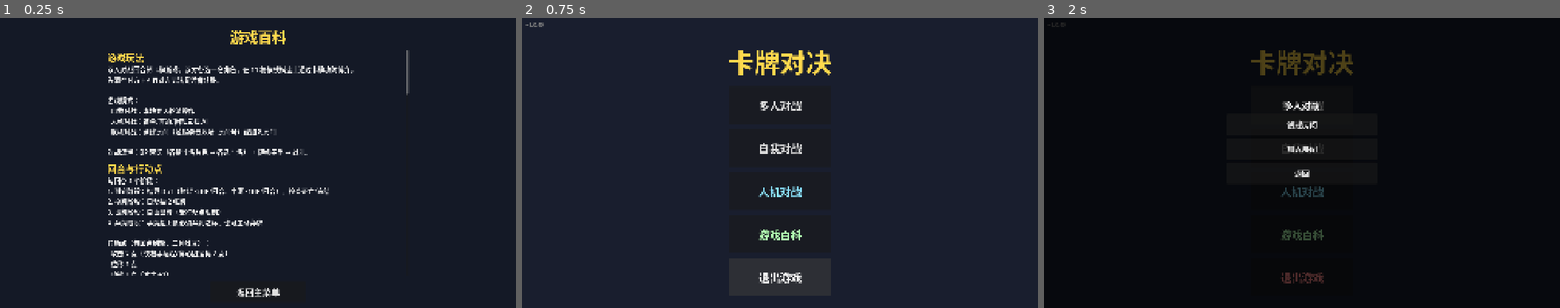
Above: before the commit, frames 1-3 (left to right).
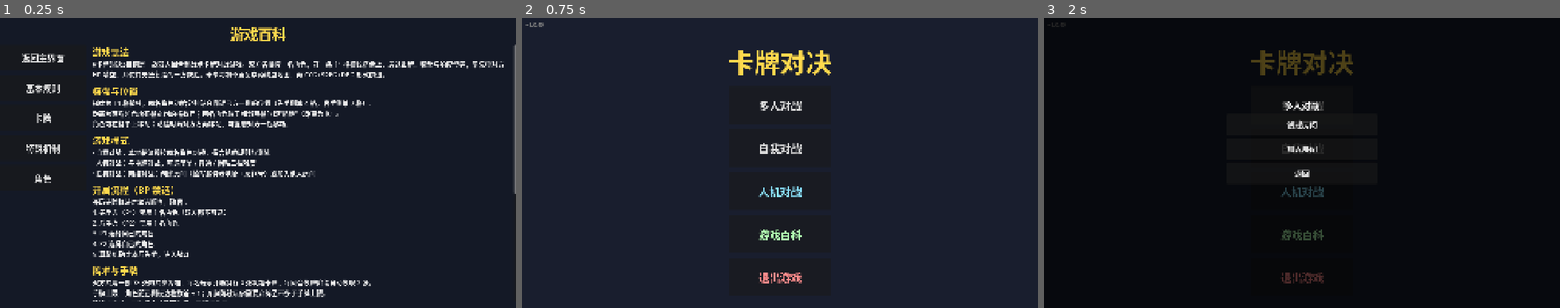
Above: after the commit, the same moments.

Repository: 41hu/card_duel
Game: Godot game, scene res://scenes/wiki_scene.tscn
Same seed, same stepped clock (60 frames per second), same inputs: the game is played once before the commit and once after it. This scene is started directly instead of the project's main scene.
Inputs:
- Up to frame 1 (0.25 s): no input
- Up to frame 2 (0.75 s): click "返回主菜单" (after the commit: "返回主界面") at 0.5 s
- Up to frame 3 (2 s): click "多人对战" at 1.25 s

The runs differ from the first frame. In frame 1, 13% of the frame differs, in the area x 4-100%, y 3-98%; in frame 2, 0.2%; in frame 3, nothing differs.

Commit message:
百科重构: 左侧5按钮分类导航+内容重写(主维护者授权)
- wiki_scene: 左侧5按钮(返回主界面/基本规则/卡牌/特殊机制/角色)+右侧滚动内容区, 按钮常驻
- wiki_ui: 分类切换(清空内容+渲染+滚动回顶); 4分类新文案
  * 基本规则7节: 玩法/棋盘/模式/BP/牌堆手牌/回合行动点/胜利复活
  * 卡牌5节: 攻击与伤害/响应/移动卡/功能卡/免费卡(含卡牌数量、武器逐行、防具耐久详解)
  * 特殊机制3节: 移动推人/状态BUFF/持续伤害
  * 角色: 12名规范格式(属性自动读取+详细技能描述)
- 纯UI改动, 经主维护者授权实现

Diff:
--- a/scenes/wiki_scene.tscn
+++ b/scenes/wiki_scene.tscn
@@ -25,37 +25,66 @@
 anchor_left = 0.5
 anchor_right = 0.5
 offset_left = -250.0
-offset_top = 30.0
+offset_top = 20.0
 offset_right = 250.0
-offset_bottom = 100.0
+offset_bottom = 90.0
 grow_horizontal = 2
 theme_override_colors/font_color = Color(1, 0.85, 0.3, 1)
 theme_override_font_sizes/font_size = 52
 horizontal_alignment = 1
 text = "游戏百科"
 
-[node name="Scroll" type="ScrollContainer" parent="."]
+[node name="MainHBox" type="HBoxContainer" parent="."]
 layout_mode = 1
-anchor_left = 0.5
-anchor_right = 0.5
-offset_left = -560.0
-offset_top = 120.0
-offset_right = 560.0
-offset_bottom = 960.0
+anchors_preset = 15
+anchor_right = 1.0
+anchor_bottom = 1.0
+offset_top = 100.0
+offset_bottom = -20.0
 grow_horizontal = 2
+grow_vertical = 2
+theme_override_constants/separation = 24
 
-[node name="Content" type="VBoxContainer" parent="Scroll"]
+[node name="Sidebar" type="VBoxContainer" parent="MainHBox"]
+layout_mode = 2
+custom_minimum_size = Vector2(320, 0)
+theme_override_constants/separation = 16
+
+[node name="BackBtn" type="Button" parent="MainHBox/Sidebar"]
+layout_mode = 2
+custom_minimum_size = Vector2(0, 96)
+theme_override_font_sizes/font_size = 32
+text = "返回主界面"
+
+[node name="RulesBtn" type="Button" parent="MainHBox/Sidebar"]
+layout_mode = 2
+custom_minimum_size = Vector2(0, 96)
+theme_override_font_sizes/font_size = 32
+text = "基本规则"
+
+[node name="CardsBtn" type="Button" parent="MainHBox/Sidebar"]
+layout_mode = 2
+custom_minimum_size = Vector2(0, 96)
+theme_override_font_sizes/font_size = 32
+text = "卡牌"
+
+[node name="MechsBtn" type="Button" parent="MainHBox/Sidebar"]
+layout_mode = 2
+custom_minimum_size = Vector2(0, 96)
+theme_override_font_sizes/font_size = 32
+text = "特殊机制"
+
+[node name="CharsBtn" type="Button" parent="MainHBox/Sidebar"]
+layout_mode = 2
+custom_minimum_size = Vector2(0, 96)
+theme_override_font_sizes/font_size = 32
+text = "角色"
+
+[node name="Scroll" type="ScrollContainer" parent="MainHBox"]
 layout_mode = 2
 size_flags_horizontal = 3
+size_flags_vertical = 3
 
-[node name="BackBtn" type="Button" parent="."]
-layout_mode = 1
-anchor_left = 0.5
-anchor_right = 0.5
-offset_left = -180.0
-offset_top = 980.0
-offset_right = 180.0
-offset_bottom = 1060.0
-grow_horizontal = 2
-theme_override_font_sizes/font_size = 32
-text = "返回主菜单"
+[node name="Content" type="VBoxContainer" parent="MainHBox/Scroll"]
+layout_mode = 2
+size_flags_horizontal = 3
--- a/scripts/ui/wiki_ui.gd
+++ b/scripts/ui/wiki_ui.gd
@@ -1,34 +1,47 @@
-# wiki_ui.gd — 游戏百科界面（玩法/规则/伤害计算/角色面板）
+# wiki_ui.gd — 游戏百科界面（左侧分类导航 + 右侧内容区）
+# 分类：基本规则 / 卡牌 / 特殊机制 / 角色；按钮常驻不消失，切换时清空内容并滚动回顶部
 extends Control
 
 const Style = preload("res://scripts/theme/style_const.gd")
 
-@onready var content = $Scroll/Content
+@onready var content = $MainHBox/Scroll/Content
+
+# 角色详细技能描述（属性由角色数据自动渲染；此处补充详细说明，缺失时回退 skill_desc）
+const CHAR_DETAIL: Dictionary = {
+	"swordsman": "近战或重击攻击命中目标后，可选择：抽 1 张牌，或回复 2 点 HP。每回合限一次。",
+	"archer": "每回合打出的第一张普通远程攻击卡不消耗攻击行动点（仅限\"远程\"卡，穿心不享受）。",
+	"mage": "主动技能\"法术强化\"：弃 1 张手牌，获得 2 点魔法强化——可无限叠加；打出魔法或吟唱攻击时，消耗全部强化层数，为本次攻击附加等量伤害。每回合限一次。",
+	"paladin": "每回合第一次受到的伤害减少 2 点（最低为 0）。",
+	"assassin": "主动技能\"暗影步\"：每回合可免费向任意方向移动 1 格，不消耗位移行动点。",
+	"priest": "①使用回复卡时，回复量额外 +2；②受到某类持续伤害（灼烧/中毒）后，清除自身该类持续伤害。",
+	"berserker": "受到直接攻击后获得\"狂化\"状态：近战攻击伤害 +1，持续 3 回合，可叠加。",
+	"warlock": "①功能行动点 +1（每回合 2 点）；②若本回合未打出任何功能卡，回合结束额外抽 1 张牌；③自身受到的所有回血效果 −1（回复 +1 时实际回复 0）。",
+	"gunslinger": "被动\"远程双发\"：远程/穿心攻击固定消耗 2 攻击行动点，并造成两段伤害——每段 =（对应面板 − 距离）÷ 2 向下取整（最低 0）；穿心每段 =（远程面板 + 3 − 距离）÷ 2。两段各自独立结算：敌人需打出两张响应卡才能完全抵挡；圣骑士的首伤减免只对第一段生效，武器命中特效每段触发。",
+	"hunter": "主动技能\"埋伏\"（手牌有远程攻击牌时可用）：消耗 1 攻击行动点，选择一张手牌中的远程攻击牌（远程/穿心），将其转化为捕兽夹放置到棋盘空格（该牌进入弃牌堆，不触发攻击）。捕兽夹可重叠放置，第一个到达该格的单位每个夹子受到 3 点伤害，触发后销毁。",
+	"tracker": "被动\"校准\"：远程或法术攻击命中（造成伤害）后，获得 1 层校准状态——每层使远程攻击伤害 +1，永久持续、可无限叠加。若远程或法术攻击未能造成伤害（被闪避、格挡/牵制减至 0、护甲免疫、无法打出等），全部校准清空。",
+	"wardsmith": "①主动\"护甲注魔\"（整局限一次）：直接选择装备一件近战/远程/法术护甲，不消耗卡牌；②主动\"修复\"（装备的护甲破损时可用）：消耗 2 攻击行动点，并丢弃一张与护甲类型匹配的强化攻击卡（重击→近战防具、穿心→远程防具、吟唱→法术防具），修复 1 点护甲耐久；③被动：装备的护甲耐久上限 +1（为 4 耐久）。",
+}
 
 func _ready():
-	$BackBtn.pressed.connect(func():
-		get_tree().change_scene_to_file("res://scenes/main_menu.tscn")
-	)
-	_fill()
+	$MainHBox/Sidebar/BackBtn.pressed.connect(func():
+		get_tree().change_scene_to_file("res://scenes/main_menu.tscn"))
+	$MainHBox/Sidebar/RulesBtn.pressed.connect(func(): _show_category("rules"))
+	$MainHBox/Sidebar/CardsBtn.pressed.connect(func(): _show_category("cards"))
+	$MainHBox/Sidebar/MechsBtn.pressed.connect(func(): _show_category("mechs"))
+	$MainHBox/Sidebar/CharsBtn.pressed.connect(func(): _show_category("chars"))
+	_show_category("rules")  # 默认显示基本规则
 
-# 填充百科内容：玩法/规则/伤害计算/特殊机制（静态文本）+ 角色面板（动态读取数据）
-func _fill():
-	_add_section("游戏玩法",
-		"双人对战回合制卡牌游戏。双方各选一名角色，在 11 格横线棋盘上通过卡牌攻防博弈。\n先清空对方 HP 且对方无法复活者获胜。\n\n游戏模式：\n· 自我对战：本地双人轮流操作\n· 人机对战：简单/普通/困难三档 AI\n· 联机对战：创建房间（填服务器地址+房间号）或加入房间\n\n对战流程：BP 禁选（各禁 1 名角色 → 各选 1 名）→ 随机先手 → 战斗。")
-	_add_section("回合与行动点",
-		"每回合 4 个阶段：\n1. 判定阶段：结算 DoT（灼烧 -2HP/回合、中毒 -1HP/回合），检查死亡/冻结\n2. 摸牌阶段：自动抽 2 张牌\n3. 出牌阶段：自由出牌（受行动点限制）\n4. 弃牌阶段：手牌超上限必须弃到达标，也可主动弃牌\n\n行动点（每回合刷新，三种独立）：\n· 攻击 2 点（快枪手远程/穿心固定耗 2 点）\n· 位移 1 点\n· 功能 1 点（术士 +1）\n\n手牌上限 = 到己方板边距离 + 1；起手 4 张，每回合抽 2 张。")
-	_add_section("伤害计算",
-		"距离 = |位置差| - 1（相邻格 = 贴脸 = 0）。\n\n攻击类型伤害：\n· 近战：近战面板（必须贴脸，耗 1 攻击点）\n· 远程：远程面板 - 距离（耗 1 攻击点）\n· 魔法：魔法面板，无视距离（耗 1 攻击点）\n· 重击：近战 +3，必须贴脸（耗 2 攻击点）\n· 穿心：远程结算 +3（耗 2 攻击点；面板-距离≤0 时无法打出）\n· 吟唱：魔法 +3，无视距离（耗 2 攻击点）\n· 快枪手双发：远程/穿心固定耗 2 攻击点，造成两段伤害——\n  每段 = (面板 - 距离) / 2 向下取整（最小 0），两段各需一次响应\n\n伤害修正顺序：基础伤害 → 武器加成（类型须匹配）→ Buff 加成 → 防具减伤 → 响应效果。\n防具：3 耐久，首击完全免疫，之后减半（向下取整）。伤害最低 0。")
-	_add_section("响应系统",
-		"对方攻击时，你可打出一张卡响应（一次攻击限一次）：\n· 格挡：近战卡响应近战/重击 → 伤害减半\n· 牵制：远程卡响应远程/穿心/魔法/吟唱 → 扣除（你的远程面板-距离），连弩额外 -2\n· 闪避：魔法卡响应任意攻击 → 完全抵消\n· 不响应 / 无牌可应：承受全额伤害\n\n注意：快枪手双发攻击两段各需一次响应（各打一张卡）。\n响应超时（20 秒）自动视为不响应。")
-	_add_section("防具与武器",
-		"防具：3 类（近战/远程/法术）各 3 耐久。\n首击完全免疫 → 之后减半 → 碎裂。装备防具卡直接装上，旧防具消失。\n\n武器：3 类各 4 把，全局不重复。打出武器卡随机幻化一把未生成的武器，确认后装备或丢弃：\n· 近战：斩铁(近战+2)、霜咬(命中后对方下回合无法移动)、嗜血(近战≥3伤害回2HP)、突刺(近战+1，移动牌贴脸额外+3)\n· 远程：长弓(远程+1且距离衰减-1)、连弩(牵制额外-2)、鹰眼(命中后查看对方手牌)、毒牙(命中附加2层中毒可叠加)\n· 法术：贤者之书(魔法+2)、灼烧(命中后每回合-2持续2回合)、时滞(命中后对方下回合攻击行动点-1)、共鸣(法术命中后减少对方护甲耐久2点)\n\n武器类型必须与攻击类型匹配才生效（近战武器配近战攻击等）。")
-	_add_section("道具卡（通用道具）",
-		"道具卡是一张通用卡：打出后选择棋盘空格放置一个道具，角色决定道具类型——\n大部分角色放「陷阱」，部分角色（如未来的猎人）放专属道具（捕兽夹等）。\n\n陷阱：踩上 -3HP 后销毁；同格仅放 1 个；自踩也生效。\n\n道具通用规则：\n· 只能放在没有单位的空格\n· 不同道具有各自的堆叠规则（如陷阱同格仅 1 个，其他类型由注册表配置）\n· 摧毁卡可点击棋盘指定格子拆除（默认一次拆 1 个；部分道具类型可声明一次清整格同类）\n· 踩上触发后道具消耗；道具伤害属于无来源伤害")
-	_add_section("特殊机制",
-		"· 复活：HP≤0 时弃光手牌 → 抽 4 张 → 自动使用回复卡；HP>0 复活否则永久淘汰（无限次）\n· 冻结：冻结卡命中后对方跳过下个出牌阶段（同一玩家不可连续被冻结）\n· 摧毁：盲丢对方 1 手牌 / 摧毁对方武器或防具 / 点击棋盘指定格子拆道具\n· 夺取：盲抽对方 1 张手牌\n· 移动推人：贴脸时向对方方向移动可推着对方一起走\n· 天赐：免费抽 2 张（每回合限 1 张）\n· 数值强化：近战/远程/魔法面板永久 +1（弃牌堆重洗后可循环叠加）
-· 校准（寻踪者）：远程/法术命中叠 1 层，每层远程伤害+1，永久持续可无限叠；远程/法术攻击未造成伤害（闪避/格挡牵制减到0/护甲免疫/无法打出）则全部清空\n· 吸引/威慑：强制对方位移 1 格（被吸引贴脸时你会后退腾位）\n· BP 禁选流程：先手禁 1 → 后手禁 1 → 先手选 → 后手选 → 随机先手开战")
-	_add_characters()
+# 切换分类：清空内容 → 渲染该分类全部章节 → 滚动回顶部
+func _show_category(cat: String):
+	for c in content.get_children():
+		content.remove_child(c)
+		c.queue_free()
+	match cat:
+		"rules": _fill_rules()
+		"cards": _fill_cards()
+		"mechs": _fill_mechs()
+		"chars": _fill_chars()
+	$MainHBox/Scroll.scroll_vertical = 0
 
 # 添加一节内容（标题 + 正文）
 func _add_section(title_text: String, body: String):
@@ -45,10 +58,54 @@
 	content.add_child(b)
 	content.add_child(_sep())
 
-# 角色面板：动态读取 CHARACTER_DB，保证与游戏数据一致
-func _add_characters():
+func _sep() -> HSeparator:
+	var s = HSeparator.new()
+	s.add_theme_constant_override("separation", 8)
+	return s
+
+# ==================== 基本规则 ====================
+func _fill_rules():
+	_add_section("游戏玩法",
+		"《卡牌对决》目前是一款双人回合制战术卡牌对战游戏。双方各操控一名角色，在一条 11 格横线棋盘上，通过出牌、移动与响应博弈，率先将对方 HP 清空、并使其无法复活的一方获胜。未来将制作更复杂的棋盘地图，向 CCG+SRPG+DBG 形式前进。")
+	_add_section("棋盘与位置",
+		"棋盘为 11 格横线，两名角色初始分别站在靠近己方一侧的位置（先手侧第 4 格，后手侧第 7 格）。\n距离为两名角色所在格之间的格数差；两名角色位于相邻两格时即\"贴脸\"（距离为 0）。\n角色可在格子上移动；贴脸时向对方方向移动，可推着对方一起移动。")
+	_add_section("游戏模式",
+		"· 自我对战：本地轮流操控两名角色对战，适合熟悉规则与测试\n· 人机对战：与电脑对战，可选简单 / 普通 / 困难三档难度\n· 联机对战：网络对战：创建房间（填写服务器地址 + 房间号）或加入他人房间")
+	_add_section("开局流程（BP 禁选）",
+		"开局先随机决定禁选顺序，随后：\n1. 先手方（P1）禁用 1 名角色（双方都不可选）\n2. 后手方（P2）禁用 1 名角色\n3. P1 选择自己的角色\n4. P2 选择自己的角色\n5. 再随机确定本局先手，进入战斗")
+	_add_section("牌堆与手牌",
+		"双方共用一副 78 张的共享牌堆；每名玩家开局拥有 4 张初始卡牌，每回合摸牌阶段自动摸取 2 张。\n手牌上限 = 角色距己侧板边格数差 + 1；弃牌阶段玩家需要弃牌至不多于手牌上限。\n牌堆抽空时，弃牌堆自动洗回牌堆，可循环使用。")
+	_add_section("回合与行动点",
+		"每回合 4 个阶段：\n1. 判定阶段：结算持续伤害效果（灼烧、中毒等），并检查死亡与冻结状态\n2. 摸牌阶段：自动摸取 2 张牌\n3. 出牌阶段：自由打出卡牌（受行动点限制）——攻击、移动、功能卡等\n4. 弃牌阶段：手牌超上限时强制弃牌，也可主动弃牌\n\n行动点（每回合刷新，三种独立）：\n· 攻击 2 点：打出攻击类卡牌（部分强化攻击消耗 2 点）\n· 位移 1 点：移动\n· 功能 1 点：打出功能类卡牌（部分角色有额外加成）")
+	_add_section("胜利条件与复活",
+		"胜利：将敌人 HP 攻击至 0 或以下，且敌人无法通过复活回复 HP 值为正数。\n复活判定：HP 归零时，自动丢弃所有手牌 → 从牌堆摸取 4 张 → 自动使用其中所有回复卡：\n· HP 值能回复至正数 → 复活成功，继续战斗（可多次复活）\n· 否则 → 永久淘汰，本局失败")
+
+# ==================== 卡牌 ====================
+func _fill_cards():
+	_add_section("攻击卡与伤害计算",
+		"攻击卡分为三大基础类型与三种强化类型：\n\n基础攻击（各 8 张，共 24 张；消耗 1 攻击点）：\n· 近战（×8）：必须与对手贴脸才能使用，造成\"近战面板\"点伤害\n· 远程（×8）：距离越近伤害越高，造成\"远程面板 − 距离\"点伤害（最低 0）\n· 魔法（×8）：无视距离，直接造成\"魔法面板\"点伤害\n\n强化攻击（各 3 张，共 9 张；消耗 2 攻击点）：\n· 重击（×3）：贴脸近战，伤害 = 近战面板 + 3\n· 穿心（×3）：远程攻击，伤害 = 远程面板 − 距离 + 3；若\"面板 − 距离 ≤ 0\"则无法打出\n· 吟唱（×3）：无视距离的魔法攻击，伤害 = 魔法面板 + 3\n\n快枪手双发：快枪手的远程/穿心固定消耗 2 攻击点，且造成两段伤害——每段 = (面板 − 距离) / 2 向下取整（最低 0），两段各需一次响应。\n\n伤害修正顺序：基础伤害 → 武器加成（武器类型须与攻击类型匹配）→ Buff 加成 → 防具减伤 → 响应效果。\n防具：3 耐久，首次命中完全免疫，之后减半（向下取整）；伤害最低 0。（铸甲师被动可使防具耐久上限 +1，为 4 耐久。）")
+	_add_section("响应系统",
+		"当对方发动攻击时，你可以从手牌打出一张卡进行响应（一次攻击限一次）——猜对手的牌，是博弈的核心乐趣：\n\n· 格挡：用近战卡响应近战/重击 → 伤害减半（向下取整）\n· 牵制：用远程卡响应远程/穿心/魔法/吟唱 → 减免\"你的远程面板 − 距离\"点伤害（最低 0），连弩武器可额外 −2\n· 闪避：用魔法卡响应任意攻击 → 完全抵消伤害\n· 不响应 / 无牌可应：承受全额伤害\n\n注意：快枪手的双发攻击两段各需一次响应（各打一张卡）。\n响应有时间限制（20 秒），超时自动视为不响应。")
+	_add_section("移动卡",
+		"移动（×7）：消耗 1 位移行动点，向任意方向移动 1 格。\n若目标格有敌人且身后为空，可推着敌人一起移动（敌人被推到的格子若放有陷阱会触发）——详见\"特殊机制 · 移动推人\"。")
+	_add_section("功能卡（消耗功能行动点，共 11 张）",
+		"· 冻结（×2）：打出并命中目标后，目标跳过下个出牌阶段。同一玩家被冻结后，隔一个完整回合才能再次被冻结（t1 被冻 → t2 不能冻 → t3 可冻）\n· 摧毁（×3）：打出后选择一项：随机丢弃对方 1 张手牌，或指定摧毁对方一件已装备的武器/防具（被摧毁的武器回到幻化池，可被再次生成）\n· 夺取（×2）：随机抽取对方 1 张手牌，加入自己手牌\n· 吸引（×2）：强制将目标拉近 1 格\n· 威慑（×2）：强制将目标推远 1 格")
+	_add_section("免费卡（不消耗行动点，共 27 张）",
+		"回复卡（共 5 张）：回复+3（×3，回复 3 点 HP）、回复+5（×2，回复 5 点 HP）\n\n天赐（×4）：免费打出，抽 2 张牌（每回合限 1 张）\n\n数值强化（各 ×2，共 6 张）：近战+1 / 远程+1 / 魔法+1，打出后对应面板永久 +1，弃牌堆重洗后可循环叠加\n\n道具卡（陷阱 ×3）：打出后选择棋盘空格放置道具——大多数角色放陷阱（踩上 −3HP 后销毁，同格仅 1 个，自踩也触发）；猎人的专属捕兽夹由技能生成，不在卡池\n\n武器牌（各 ×2，共 6 张）：打出后随机幻化一把该类型尚未生成的武器，确认后装备或丢弃。武器只能装备一件，装备新武器时，旧武器回到幻化池（可再次生成）。（\"命中\" = 打出对应攻击类别的攻击卡且对目标造成伤害）\n\n近战武器：\n· 斩铁：近战值+2\n· 霜咬：近战类攻击命中目标后，该目标下回合无法移动\n· 嗜血：近战类攻击命中目标且造成≥3点伤害时，回复2点HP\n· 突刺：近战值+1；通过移动牌位移至贴脸时，额外+3\n\n远程武器：\n· 长弓：远程值+1且距离衰减−1\n· 连弩：使用远程类攻击响应牵制时，额外扣除2点\n· 鹰眼：远程类攻击命中目标后，查看对方所有手牌\n· 毒牙：远程类攻击命中目标后，附加2层中毒（每回合−1HP，可叠加）\n\n法术武器：\n· 贤者之书：魔法值+2\n· 灼烧：魔法类攻击命中目标后，附加灼烧（每回合−2HP，持续2回合，再次命中刷新）\n· 时滞：魔法类攻击命中目标后，对方下回合攻击行动点−1\n· 共鸣：魔法类攻击命中目标后，减少对方护甲耐久2点\n\n防具牌（各 ×1，共 3 张）：打出立即装备。防具只能装备一件，装备新防具时旧防具直接消失。\n\n防具的耐久值：每件防具有耐久值（默认 3，铸甲师被动 +1 为 4），代表它能抵挡的命中次数。每次被对应类型的攻击命中，消耗 1 点耐久：\n· 第 1 次命中（满耐久）：完全免疫伤害\n· 第 2、3 次命中：伤害减半（向下取整）\n· 耐久耗尽：防具碎裂消失\n· 被闪避或 0 伤害的攻击不消耗耐久")
+
+# ==================== 特殊机制 ====================
+func _fill_mechs():
+	_add_section("移动推人",
+		"贴脸时向对方方向移动，可推着对方一起移动（对方被推到的格子若放有陷阱会触发）。")
+	_add_section("状态与 BUFF",
+		"部分技能/武器会给角色附加状态效果，分持续回合型与永久型：\n\n· 狂化（狂战士被动）：受直接攻击后近战值+1，持续 3 回合，可叠加\n· 法师强化（法师技能）：弃 1 张手牌获得魔法强化+2，可叠加；打出魔法类攻击时消耗全部层数加伤\n· 校准（寻踪者被动）：远程/法术攻击命中叠 1 层，每层远程伤害+1，永久持续；若攻击未造成伤害则全部清空\n· 攻击行动点削减（时滞武器）：对方下回合攻击行动点 −1")
+	_add_section("持续伤害（DoT）",
+		"· 灼烧：每回合 −2HP，持续 2 回合，再次命中刷新时长\n· 中毒：每回合 −1HP，层数可叠加")
+
+# ==================== 角色 ====================
+func _fill_chars():
 	var t = Label.new()
-	t.text = "角色一览"
+	t.text = "角色一览（12 名）"
 	t.add_theme_font_size_override("font_size", 34)
 	t.add_theme_color_override("font_color", Style.WIN_GOLD)
 	content.add_child(t)
@@ -59,19 +116,14 @@
 		p.add_child(vb)
 		var head = Label.new()
 		head.text = "%s　HP%d　近%d　远%d　魔%d" % [cd.name, cd.hp, cd.near, cd.range, cd.magic]
-		head.add_theme_font_size_override("font_size", 26)
+		head.add_theme_font_size_override("font_size", 28)
 		head.add_theme_color_override("font_color", Style.SELECTED_CYAN)
 		vb.add_child(head)
 		var desc = Label.new()
-		desc.text = "技能：%s" % cd.skill_desc
+		desc.text = "技能：%s" % CHAR_DETAIL.get(char_id, cd.skill_desc)
 		desc.autowrap_mode = TextServer.AUTOWRAP_WORD_SMART
 		desc.add_theme_font_size_override("font_size", 22)
 		desc.add_theme_color_override("font_color", Color(0.92, 0.92, 0.92))
 		vb.add_child(desc)
 		content.add_child(p)
 	content.add_child(_sep())
-
-func _sep() -> HSeparator:
-	var s = HSeparator.new()
-	s.add_theme_constant_override("separation", 8)
-	return s
